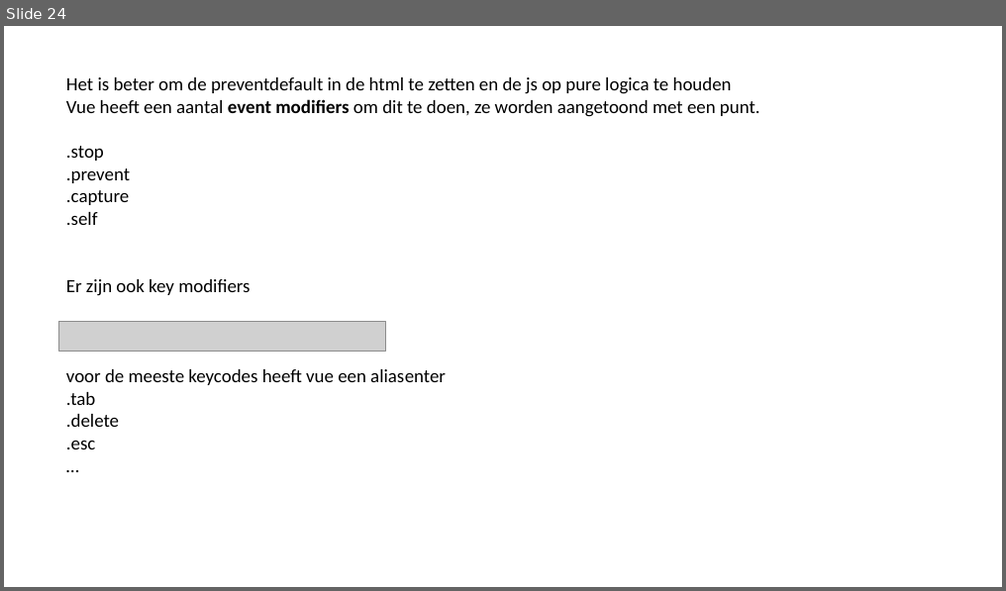
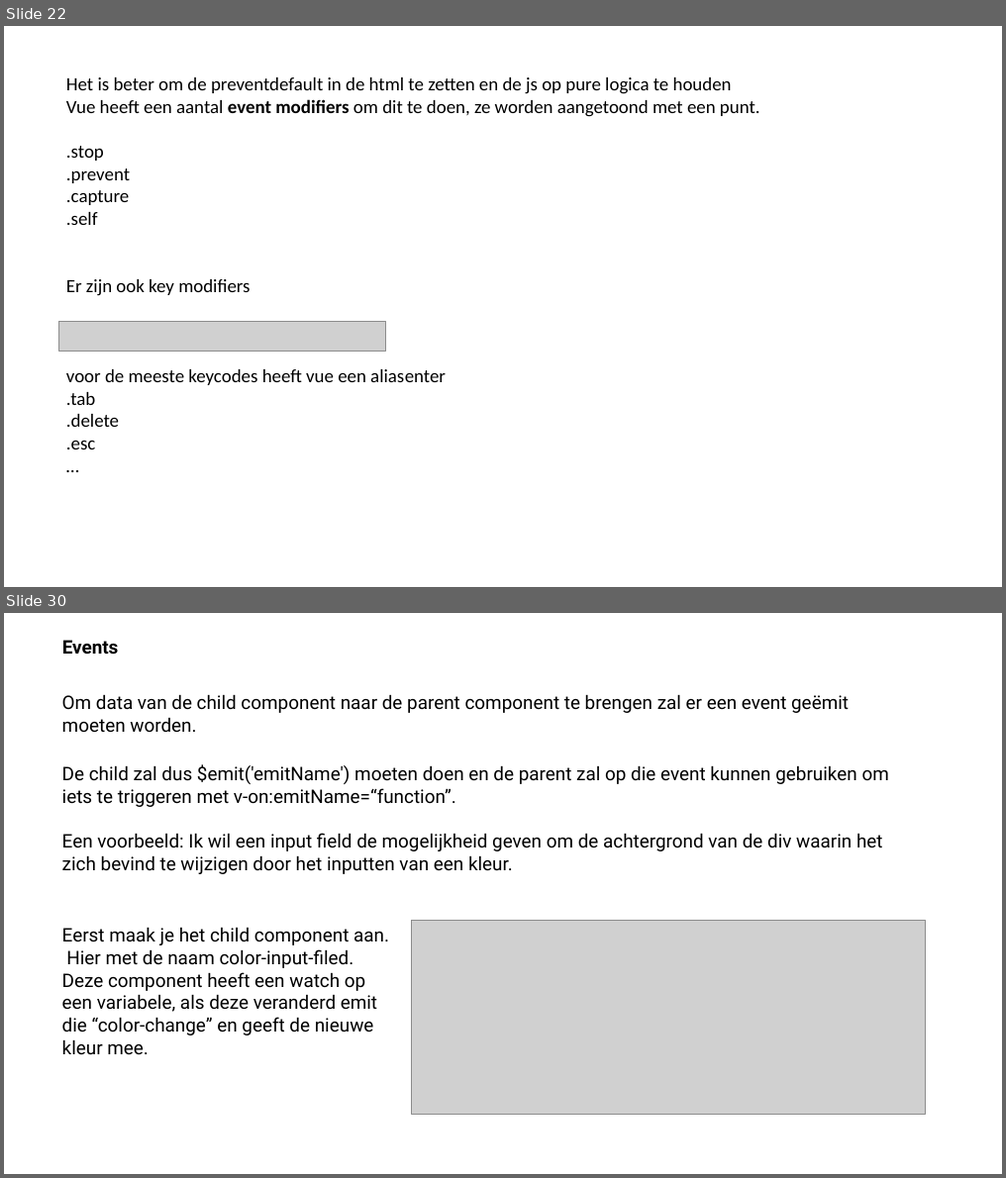
Before and after one commit to sepperenty/web-research-3, a slide deck: newTech/slideshow.pptx. Shown one above the other, each under a label of ours: slide 24 before the commit, slides 22 and 30 after it; the slides between them are not shown. The pictures are 1006x591 and 1006x1178 pixels, drawn with LibreOffice and Linux fonts; fonts in the diff are those of the drawing; grey boxes stand for pictures. Boxes give left, top, right and bottom in pixels: in the first picture for what was removed or moved away, otherwise in the second. Text is boxed around its words. In the diff, an @@ line names an element or a change of style, - is before the commit and + after.

```diff
--- a/newTech/slideshow.pptx
+++ b/newTech/slideshow.pptx
@@ slide 30 added at (4,613,1002,1174), background #FFFFFF @@
@@ text added at (62,640,119,654), 18 pt, text #000000, bold @@
+Events
@@ text added at (62,694,848,733), 18 pt, text #000000 @@
+Om data van de child component naar de parent component te brengen zal er een event geëmit moeten worden.
@@ text added at (62,764,889,874), 18 pt, text #000000 @@
+De child zal dus $emit('emitName') moeten doen en de parent zal op die event kunnen gebruiken om iets te triggeren met v-on:emitName=“function”.
+Een voorbeeld: Ik wil een input field de mogelijkheid geven om de achtergrond van de div waarin het zich bevind te wijzigen door het inputten van een kleur.
@@ text added at (62,927,389,1056), 18 pt, text #000000 @@
+Eerst maak je het child component aan.
+Hier met de naam color-input-filed.
+Deze component heeft een watch op een variabele, als deze veranderd emit die “color-change” en geeft de nieuwe kleur mee.
@@ picture added at (411,920,927,1114) @@
@@ what was slide 24 is now slide 22 @@
```
Also in this commit, not shown: 1 slide changed, 7 other slides added, 2 slides removed, 4 other files.
